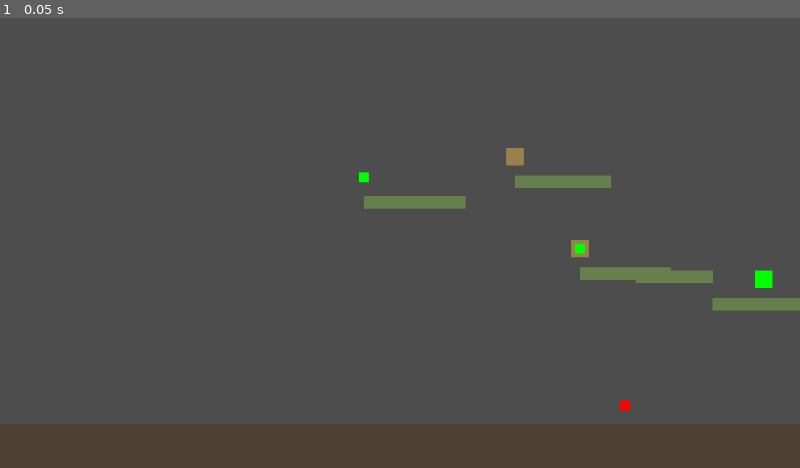
Above: before the commit, frame 1.
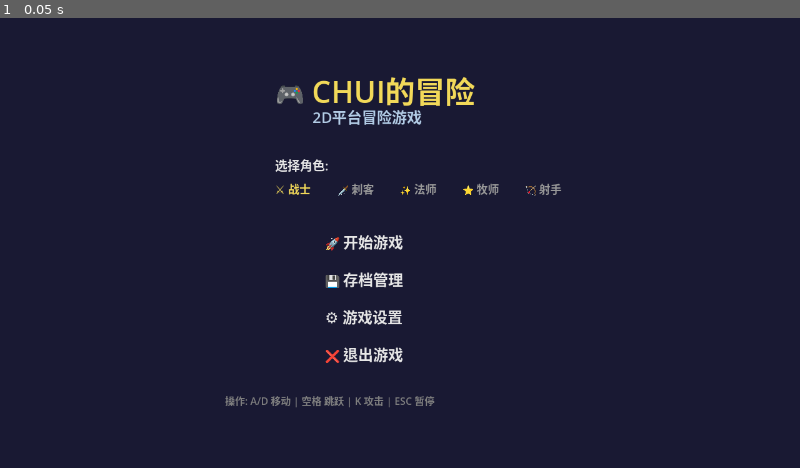
Above: after the commit, the same moment.

Repository: sckall/adventure_game
Game: Godot game, scene res://scenes/main_menu.tscn
The game is run twice, just before and just after one commit, with the same random seed, the same clock (stepped at 60 frames per second) and the same inputs. Before the commit the project starts from res://scenes/main.tscn.
Inputs:
- Up to frame 1 (0.05 s): no input

The runs differ from the first frame. In frame 1, 100% of the frame differs, in the area x 0-100%, y 0-100%.
Error before the commit: Parse Error: Function "move_and_slide()" not found in base self. (res://scripts/Player.gd:35)

Commit message:
Add: main menu scene with character selection

Diff:
--- a/project.godot
+++ b/project.godot
@@ -3,7 +3,7 @@
 [application]
 
 config/name="Adventure Game"
-run/main_scene="res://scenes/main.tscn"
+run/main_scene="res://scenes/main_menu.tscn"
 config/features=PackedStringArray("4.6", "GL Compatibility")
 config/icon="res://icon.svg"
 
--- /dev/null
+++ b/scenes/main_menu.tscn
@@ -0,0 +1,6 @@
+[gd_scene format=3]
+
+[ext_resource type="Script" path="res://scripts/main_menu.gd" id="1"]
+
+[node name="MainMenu" type="Node2D"]
+script = ExtResource("1")
--- /dev/null
+++ b/scripts/main_menu.gd
@@ -0,0 +1,128 @@
+extends Node2D
+
+# ============ 主菜单 ============
+
+var selected_character: String = "warrior"
+var save_slots: Array = [{}, {}, {}]
+
+func _ready():
+	randomize()
+	_load_save_data()
+	_create_menu_ui()
+
+	print("=== 主菜单 ===")
+
+func _load_save_data():
+	# 模拟存档数据
+	for i in range(3):
+		var slot_file = "user://save_slot_%d.json" % i
+		if FileAccess.file_exists(slot_file):
+			var file = FileAccess.open(slot_file, FileAccess.READ)
+			if file:
+				var json = file.get_as_text()
+				save_slots[i] = JSON.parse_string(json)
+
+func _create_menu_ui():
+	# 背景渐变
+	var bg = ColorRect.new()
+	bg.size = Vector2(1280, 720)
+	bg.color = Color(0.1, 0.1, 0.2)
+	add_child(bg)
+
+	# 标题
+	var title = Label.new()
+	title.text = "🎮 CHUI的冒险"
+	title.position = Vector2(440, 80)
+	title.add_theme_font_size_override("font_size", 48)
+	title.add_theme_color_override("font_color", Color(0.95, 0.85, 0.35))
+	add_child(title)
+
+	# 副标题
+	var subtitle = Label.new()
+	subtitle.text = "2D平台冒险游戏"
+	subtitle.position = Vector2(500, 140)
+	subtitle.add_theme_font_size_override("font_size", 24)
+	subtitle.add_theme_color_override("font_color", Color(0.7, 0.8, 0.9))
+	add_child(subtitle)
+
+	# 角色选择
+	var char_label = Label.new()
+	char_label.text = "选择角色:"
+	char_label.position = Vector2(440, 220)
+	char_label.add_theme_font_size_override("font_size", 20)
+	char_label.add_theme_color_override("font_color", Color(0.9, 0.9, 0.9))
+	add_child(char_label)
+
+	var characters = ["⚔️ 战士", "🗡️ 刺客", "✨ 法师", "⭐ 牧师", "🏹 射手"]
+	for i in range(characters.size()):
+		var btn = Label.new()
+		btn.text = characters[i]
+		btn.position = Vector2(440 + i * 100, 260)
+		btn.add_theme_font_size_override("font_size", 18)
+		if i == 0:
+			btn.add_theme_color_override("font_color", Color(0.95, 0.85, 0.35))
+		else:
+			btn.add_theme_color_override("font_color", Color(0.6, 0.6, 0.6))
+		btn.name = "char_%d" % i
+		add_child(btn)
+
+	# 开始按钮
+	var start_btn = _create_button("🚀 开始游戏", 340)
+	start_btn.name = "StartButton"
+	add_child(start_btn)
+
+	# 存档按钮
+	var save_btn = _create_button("💾 存档管理", 400)
+	save_btn.name = "SaveButton"
+	add_child(save_btn)
+
+	# 设置按钮
+	var settings_btn = _create_button("⚙️ 游戏设置", 460)
+	settings_btn.name = "SettingsButton"
+	add_child(settings_btn)
+
+	# 退出按钮
+	var quit_btn = _create_button("❌ 退出游戏", 520)
+	quit_btn.name = "QuitButton"
+	add_child(quit_btn)
+
+	# 操作说明
+	var help = Label.new()
+	help.text = "操作: A/D 移动 | 空格 跳跃 | K 攻击 | ESC 暂停"
+	help.position = Vector2(360, 600)
+	help.add_theme_font_size_override("font_size", 16)
+	help.add_theme_color_override("font_color", Color(0.5, 0.5, 0.5))
+	add_child(help)
+
+func _create_button(text: String, y: float) -> Label:
+	var btn = Label.new()
+	btn.text = text
+	btn.position = Vector2(520, y)
+	btn.add_theme_font_size_override("font_size", 24)
+	btn.add_theme_color_override("font_color", Color(0.9, 0.9, 0.9))
+	return btn
+
+func _process(_delta):
+	# 检测点击
+	if Input.is_action_just_pressed("ui_accept"):
+		_check_button_click()
+
+func _check_button_click():
+	# 简化的按钮检测
+	var mouse_pos = get_viewport().get_mouse_position()
+
+	# 开始游戏
+	if mouse_pos.y > 340 and mouse_pos.y < 380:
+		_start_game()
+
+	# 退出
+	elif mouse_pos.y > 520 and mouse_pos.y < 560:
+		get_tree().quit()
+
+func _start_game():
+	print("开始游戏! 角色: %s" % selected_character)
+
+	# 切换到主游戏场景
+	var game = load("res://scripts/Game.gd").new()
+	get_parent().add_child(game)
+	queue_free()
